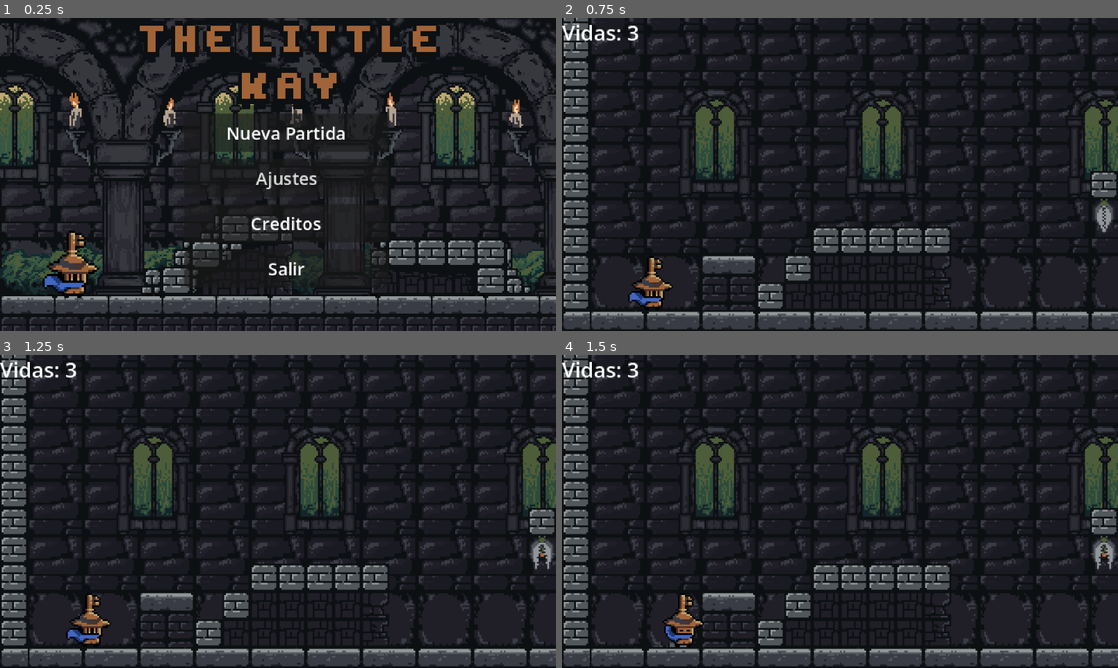
Above: before the commit, frames 1-4 (two rows, left to right).
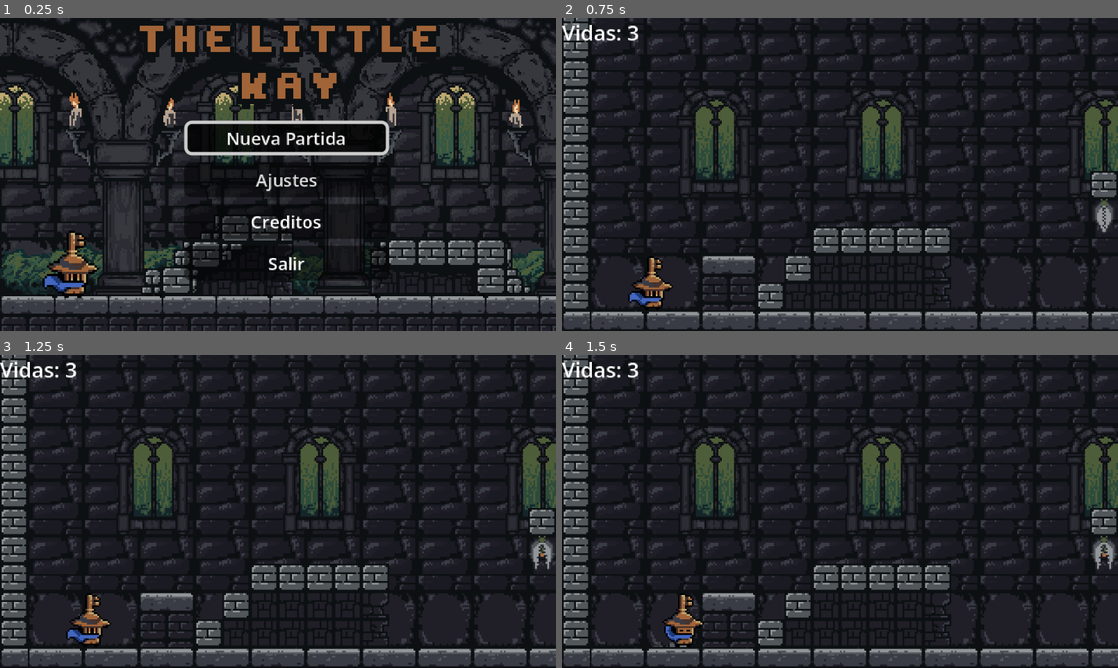
Above: after the commit, the same moments.

Repository: SlymyCode/The-Little-Kay
Game: Godot game, scene res://menus/main menu/menu_principal.tscn
The game is run twice, just before and just after one commit, with the same random seed, the same clock (stepped at 60 frames per second) and the same inputs. This scene is started directly instead of the project's main scene. Sound files missing from this copy of the repository are replaced by a short silence.
Inputs:
- Up to frame 1 (0.25 s): no input
- Up to frame 2 (0.75 s): click "Nueva Partida" at 0.5 s
- Up to frame 3 (1.25 s): no input
- Up to frame 4 (1.5 s): hold D (MoveRight) from 1.28 s (still down); hold R (RepairAction) from 1.28 s (still down)

The runs differ from the first frame. In frame 1, 3.7% of the frame differs, in the area x 33-71%, y 30-86%; in frame 2, nothing differs; in frame 3, nothing differs; in frame 4, nothing differs.

Commit message:
Mejoras
1. Se añade música
2. Se añade menú de pausa.
3. Compatibilidad TOTAL con mando (xbox)

Diff:
--- /dev/null
+++ b/equipo-1-correcciones/menus/botones duplicados/back.gd
@@ -0,0 +1,11 @@
+extends Control
+
+@export var Back: Button
+
+# Called when the node enters the scene tree for the first time.
+func _ready() -> void:
+	Back.grab_focus()
+	Back.pressed.connect(_backear)
+
+func _backear():
+	get_tree().change_scene_to_file("res://menus/main menu/menu_principal.tscn")
--- /dev/null
+++ b/equipo-1-correcciones/menus/botones duplicados/back.tscn
@@ -0,0 +1,24 @@
+[gd_scene format=3 uid="uid://4fl50wxukej2"]
+
+[ext_resource type="Script" uid="uid://diwddgkexcd3u" path="res://menus/botones duplicados/back.gd" id="1_ewt2f"]
+[ext_resource type="StyleBox" uid="uid://cwsggh8m0kbh" path="res://menus/styles/style botones pausa.tres" id="2_bdwxn"]
+[ext_resource type="StyleBox" uid="uid://pkem7tdvl4ae" path="res://menus/styles/style bordes.tres" id="3_28u3d"]
+
+[node name="Back" type="Control" unique_id=1134103880 node_paths=PackedStringArray("Back")]
+layout_mode = 3
+anchors_preset = 0
+script = ExtResource("1_ewt2f")
+Back = NodePath("ButtonBack")
+
+[node name="ButtonBack" type="Button" parent="." unique_id=1079557861]
+layout_mode = 0
+offset_left = 125.0
+offset_top = 158.0
+offset_right = 195.0
+offset_bottom = 180.0
+focus_behavior_recursive = 2
+theme_override_font_sizes/font_size = 10
+theme_override_styles/normal = ExtResource("2_bdwxn")
+theme_override_styles/hover = ExtResource("3_28u3d")
+theme_override_styles/focus = ExtResource("3_28u3d")
+text = "Volver"
--- /dev/null
+++ b/equipo-1-correcciones/menus/botones duplicados/menu_pausa.gd
@@ -0,0 +1,60 @@
+extends Control
+
+@export_category("Buttons")
+@export var BotonPausar: Button
+@export var BotonContinuar: Button
+@export var BotonVolver: Button
+@export var BotonAjustes: Button
+@export var VolverPausa: Button
+
+@export_category("Paneles")
+@export var FondoPausa: ColorRect
+@export var MenuPausa : Panel
+@export var Ajustes: Panel
+
+
+# Called when the node enters the scene tree for the first time.
+func _ready() -> void:
+	$"Menu/Menu Music".stop()
+
+	BotonPausar.pressed.connect(pausar)
+	BotonContinuar.pressed.connect(continuar)
+	BotonVolver.pressed.connect(volver)
+	BotonAjustes.pressed.connect(ajustes)
+	VolverPausa.pressed.connect(salir_de_ajustes)
+
+func _physics_process(delta: float) -> void:
+	if Input.is_action_pressed("Pausar"):
+		pausar()
+
+
+func pausar()->void:
+	BotonPausar.hide()
+	MenuPausa.show()
+	BotonContinuar.grab_focus()
+	FondoPausa.show()
+	get_tree().paused = true
+	$"Menu/Menu Music".play()
+
+func continuar()->void:
+	get_tree().paused = false
+	MenuPausa.hide()
+	FondoPausa.hide()
+	BotonPausar.show()
+	$"Menu/Menu Music".stop()
+
+func ajustes()->void:
+	get_tree().paused = true
+	MenuPausa.hide()
+	Ajustes.show()
+	VolverPausa.grab_focus()
+
+
+func salir_de_ajustes()->void:
+	MenuPausa.show()
+	Ajustes.hide()
+	BotonContinuar.grab_focus()
+
+func volver()->void:
+	get_tree().paused = false
+	get_tree().change_scene_to_file("res://menus/main menu/menu_principal.tscn")
--- /dev/null
+++ b/equipo-1-correcciones/menus/botones duplicados/menu_pausa.tscn
@@ -0,0 +1,157 @@
+[gd_scene format=3 uid="uid://cplnfqplf04da"]
+
+[ext_resource type="Script" uid="uid://b035dli43j4np" path="res://menus/botones duplicados/menu_pausa.gd" id="1_0efpp"]
+[ext_resource type="Texture2D" uid="uid://bv6veoahr1aav" path="res://menus/images/BotonPausa.png" id="1_jd2x8"]
+[ext_resource type="StyleBox" uid="uid://cwsggh8m0kbh" path="res://menus/styles/style botones pausa.tres" id="3_p0hfp"]
+[ext_resource type="StyleBox" uid="uid://dok7u1vf56leq" path="res://menus/styles/style hover botones pausa.tres" id="4_m3yup"]
+[ext_resource type="PackedScene" uid="uid://b5cwl2ddmy6vy" path="res://menus/music/musica.tscn" id="4_xmaxb"]
+
+[sub_resource type="StyleBoxFlat" id="StyleBoxFlat_1qitr"]
+content_margin_left = 4.0
+bg_color = Color(0.9843137, 1, 1, 1)
+corner_radius_top_left = 5
+corner_radius_top_right = 5
+corner_radius_bottom_right = 5
+corner_radius_bottom_left = 5
+
+[sub_resource type="StyleBoxFlat" id="StyleBoxFlat_iaxd0"]
+content_margin_left = 4.0
+bg_color = Color(0.57254905, 0.5882353, 0.6, 1)
+corner_radius_top_left = 5
+corner_radius_top_right = 5
+corner_radius_bottom_right = 5
+corner_radius_bottom_left = 5
+
+[sub_resource type="StyleBoxFlat" id="StyleBoxFlat_w12uw"]
+bg_color = Color(0.22352941, 0.23137255, 0.27058825, 1)
+corner_radius_top_left = 3
+corner_radius_top_right = 3
+corner_radius_bottom_right = 3
+corner_radius_bottom_left = 3
+
+[sub_resource type="StyleBoxFlat" id="StyleBoxFlat_x1yim"]
+bg_color = Color(0.22352941, 0.23137255, 0.27058825, 1)
+corner_radius_top_left = 2
+corner_radius_top_right = 2
+corner_radius_bottom_right = 2
+corner_radius_bottom_left = 2
+
+[node name="Menu Pausa" type="Control" unique_id=1238612063 node_paths=PackedStringArray("BotonPausar", "BotonContinuar", "BotonVolver", "BotonAjustes", "VolverPausa", "FondoPausa", "MenuPausa", "Ajustes", "menu")]
+layout_mode = 3
+anchors_preset = 0
+script = ExtResource("1_0efpp")
+BotonPausar = NodePath("Pausar")
+BotonContinuar = NodePath("Menu/VBoxContainer/Continuar")
+BotonVolver = NodePath("Menu/VBoxContainer/Menu Principal")
+BotonAjustes = NodePath("Menu/VBoxContainer/Ajustes")
+VolverPausa = NodePath("Ajustes/Atras")
+FondoPausa = NodePath("Fondo Pausa")
+MenuPausa = NodePath("Menu")
+Ajustes = NodePath("Ajustes")
+menu = NodePath("Menu")
+
+[node name="Pausar" type="Button" parent="." unique_id=1816471235]
+layout_mode = 0
+offset_left = 301.0
+offset_right = 320.0
+offset_bottom = 19.0
+theme_override_styles/normal = SubResource("StyleBoxFlat_1qitr")
+theme_override_styles/hover = SubResource("StyleBoxFlat_iaxd0")
+action_mode = 0
+icon = ExtResource("1_jd2x8")
+
+[node name="Fondo Pausa" type="ColorRect" parent="." unique_id=259589737]
+visible = false
+layout_mode = 0
+offset_left = -4.0
+offset_top = -3.0
+offset_right = 326.0
+offset_bottom = 185.0
+color = Color(0, 0, 0, 0.5411765)
+
+[node name="Menu" type="Panel" parent="." unique_id=166455209]
+process_mode = 3
+visible = false
+layout_mode = 0
+offset_left = 80.0
+offset_top = 45.0
+offset_right = 240.0
+offset_bottom = 135.0
+theme_override_styles/panel = SubResource("StyleBoxFlat_w12uw")
+
+[node name="VBoxContainer" type="VBoxContainer" parent="Menu" unique_id=2106056423]
+layout_mode = 0
+offset_left = 40.0
+offset_top = 22.5
+offset_right = 120.0
+offset_bottom = 67.5
+
+[node name="Continuar" type="Button" parent="Menu/VBoxContainer" unique_id=1941362765]
+layout_mode = 2
+focus_neighbor_bottom = NodePath("../Ajustes")
+theme_override_colors/font_color = Color(1, 1, 1, 1)
+theme_override_font_sizes/font_size = 10
+theme_override_styles/normal = ExtResource("3_p0hfp")
+theme_override_styles/hover = ExtResource("4_m3yup")
+theme_override_styles/focus = ExtResource("4_m3yup")
+text = "Continuar
+"
+
+[node name="Ajustes" type="Button" parent="Menu/VBoxContainer" unique_id=439898659]
+layout_mode = 2
+focus_neighbor_top = NodePath("../Continuar")
+focus_neighbor_bottom = NodePath("../Menu Principal")
+theme_override_colors/font_color = Color(1, 1, 1, 1)
+theme_override_font_sizes/font_size = 10
+theme_override_styles/normal = ExtResource("3_p0hfp")
+theme_override_styles/hover = ExtResource("4_m3yup")
+theme_override_styles/focus = ExtResource("4_m3yup")
+text = "Ajustes
+
+"
+
+[node name="Menu Principal" type="Button" parent="Menu/VBoxContainer" unique_id=1142951571]
+layout_mode = 2
+focus_neighbor_top = NodePath("../Ajustes")
+theme_override_colors/font_color = Color(1, 1, 1, 1)
+theme_override_font_sizes/font_size = 10
+theme_override_styles/normal = ExtResource("3_p0hfp")
+theme_override_styles/hover = ExtResource("4_m3yup")
+theme_override_styles/focus = ExtResource("4_m3yup")
+text = "Menú Principal
+"
+
+[node name="Menu Music" parent="Menu" unique_id=533580468 instance=ExtResource("4_xmaxb")]
+
+[node name="Label" type="Label" parent="Menu" unique_id=579192375]
+layout_mode = 0
+offset_left = 45.0
+offset_right = 116.0
+offset_bottom = 23.0
+theme_override_font_sizes/font_size = 10
+text = "Juego Pausado"
+horizontal_alignment = 1
+vertical_alignment = 1
+
+[node name="Ajustes" type="Panel" parent="." unique_id=1005650314]
+process_mode = 3
+visible = false
+layout_mode = 0
+offset_left = 60.0
+offset_top = 30.0
+offset_right = 260.0
+offset_bottom = 150.0
+theme_override_styles/panel = SubResource("StyleBoxFlat_w12uw")
+
+[node name="Atras" type="Button" parent="Ajustes" unique_id=839333531]
+layout_mode = 0
+offset_left = 80.0
+offset_top = 106.0
+offset_right = 123.0
+offset_bottom = 120.0
+theme_override_colors/font_color = Color(1, 1, 1, 1)
+theme_override_font_sizes/font_size = 10
+theme_override_styles/normal = SubResource("StyleBoxFlat_x1yim")
+theme_override_styles/hover = ExtResource("4_m3yup")
+theme_override_styles/focus = ExtResource("4_m3yup")
+text = "Volver"
--- a/equipo-1-correcciones/menus/credits/credits.tscn
+++ b/equipo-1-correcciones/menus/credits/credits.tscn
@@ -1,6 +1,8 @@
 [gd_scene format=3 uid="uid://b5tafllpr7kjo"]
 
 [ext_resource type="Texture2D" uid="uid://2x1ipjkvkuco" path="res://menus/images/FondoMenuSinPlataformas.png" id="1_v1kn4"]
+[ext_resource type="PackedScene" uid="uid://4fl50wxukej2" path="res://menus/botones duplicados/back.tscn" id="2_32j7k"]
+[ext_resource type="PackedScene" uid="uid://b5cwl2ddmy6vy" path="res://menus/music/musica.tscn" id="3_v68ex"]
 
 [node name="Credits" type="Control" unique_id=1826613662]
 layout_mode = 3
@@ -14,7 +16,7 @@
 
 [node name="Color" type="ColorRect" parent="." unique_id=1628736543]
 layout_mode = 0
-offset_right = 322.0
+offset_right = 320.0
 offset_bottom = 183.0
 color = Color(0.047058824, 0.0627451, 0.07058824, 1)
 
@@ -27,7 +29,7 @@
 
 [node name="Creditos" type="Label" parent="." unique_id=201727578]
 layout_mode = 0
-offset_right = 319.0
+offset_right = 320.0
 offset_bottom = 34.0
 theme_override_font_sizes/font_size = 19
 text = "Créditos"
@@ -133,3 +135,9 @@
 layout_mode = 2
 theme_override_font_sizes/font_size = 10
 text = "-"
+
+[node name="ButtonBack" parent="." unique_id=1134103880 instance=ExtResource("2_32j7k")]
+layout_mode = 0
+focus_mode = 2
+
+[node name="Menu Music" parent="." unique_id=533580468 instance=ExtResource("3_v68ex")]
--- a/equipo-1-correcciones/menus/main menu/menu_principal.gd
+++ b/equipo-1-correcciones/menus/main menu/menu_principal.gd
@@ -1,31 +1,29 @@
-class_name MenuPrincipal
 extends Node
 
 @export var NewGame: Button
 @export var Quit: Button
 @export var Settings: Button
 @export var Credits: Button
-@export var menu_titulo: MenuPrincipal
 
 func _ready() -> void:
-	NewGame.pressed.connect(_al_presionar_nueva_partida)
-	Quit.pressed.connect(_al_presionar_salir)
-	Settings.pressed.connect(_al_presionar_ajustes)
-	Credits.pressed.connect(_al_presionar_creditos)
+	NewGame.grab_focus()
+	NewGame.pressed.connect(new_game)
+	Quit.pressed.connect(quit)
+	Settings.pressed.connect(settings)
+	Credits.pressed.connect(credits)
 
 # Nueva partida
-func _al_presionar_nueva_partida():
-	menu_titulo.hide()
+func new_game():
 	get_tree().change_scene_to_file("res://main.tscn")
 
 # Salir
-func _al_presionar_salir():
+func quit():
 	get_tree().quit()
 
 # Opciones
-func _al_presionar_ajustes():
+func settings():
 	get_tree().change_scene_to_file("res://menus/settings/settings.tscn")
 
 # Creditos
-func _al_presionar_creditos():
+func credits():
 	get_tree().change_scene_to_file("res://menus/credits/credits.tscn")
--- a/equipo-1-correcciones/menus/main menu/menu_principal.tscn
+++ b/equipo-1-correcciones/menus/main menu/menu_principal.tscn
@@ -4,8 +4,11 @@
 [ext_resource type="Texture2D" uid="uid://c5kt4f3ke2ma8" path="res://menus/images/FondoMainMenu.png" id="2_hhyr6"]
 [ext_resource type="Texture2D" uid="uid://cxs7c1e2i26o1" path="res://menus/images/titulo1.png" id="3_h8llx"]
 [ext_resource type="Texture2D" uid="uid://c353k7h71rwe4" path="res://menus/images/Kay.png" id="4_f0a4c"]
+[ext_resource type="StyleBox" uid="uid://bra4jqheqq4xp" path="res://menus/styles/style botones.tres" id="5_hhyr6"]
+[ext_resource type="StyleBox" uid="uid://pkem7tdvl4ae" path="res://menus/styles/style bordes.tres" id="6_h8llx"]
+[ext_resource type="PackedScene" uid="uid://b5cwl2ddmy6vy" path="res://menus/music/musica.tscn" id="7_f0a4c"]
 
-[node name="MenuTitulo" type="Control" unique_id=1634701214 node_paths=PackedStringArray("NewGame", "Quit", "Settings", "Credits", "menu_titulo")]
+[node name="MenuTitulo" type="Control" unique_id=1634701214 node_paths=PackedStringArray("NewGame", "Quit", "Settings", "Credits")]
 layout_mode = 3
 anchors_preset = 15
 anchor_right = 1.0
@@ -17,7 +20,6 @@
 Quit = NodePath("VBoxContainer/ButtonQuit")
 Settings = NodePath("VBoxContainer/ButtonSettings")
 Credits = NodePath("VBoxContainer/ButtonCredits")
-menu_titulo = NodePath(".")
 
 [node name="Fondo" type="TextureRect" parent="." unique_id=742972954]
 layout_mode = 0
@@ -50,24 +52,48 @@
 alignment = 1
 
 [node name="ButtonNewGame" type="Button" parent="VBoxContainer" unique_id=1907437805]
+custom_minimum_size = Vector2(0, 20)
 layout_mode = 2
+focus_neighbor_bottom = NodePath("../ButtonSettings")
 theme_override_colors/font_color = Color(1, 1, 1, 1)
 theme_override_font_sizes/font_size = 10
+theme_override_styles/normal = ExtResource("5_hhyr6")
+theme_override_styles/hover = ExtResource("6_h8llx")
+theme_override_styles/focus = ExtResource("6_h8llx")
 text = "Nueva Partida"
 
 [node name="ButtonSettings" type="Button" parent="VBoxContainer" unique_id=259795337]
+custom_minimum_size = Vector2(0, 20)
 layout_mode = 2
+focus_neighbor_top = NodePath("../ButtonNewGame")
+focus_neighbor_bottom = NodePath("../ButtonCredits")
 theme_override_font_sizes/font_size = 10
+theme_override_styles/normal = ExtResource("5_hhyr6")
+theme_override_styles/hover = ExtResource("6_h8llx")
+theme_override_styles/focus = ExtResource("6_h8llx")
 text = "Ajustes"
 
 [node name="ButtonCredits" type="Button" parent="VBoxContainer" unique_id=178670955]
+custom_minimum_size = Vector2(0, 20)
 layout_mode = 2
+focus_neighbor_top = NodePath("../ButtonSettings")
+focus_neighbor_bottom = NodePath("../ButtonQuit")
 theme_override_colors/font_color = Color(1, 1, 1, 1)
 theme_override_font_sizes/font_size = 10
+theme_override_styles/normal = ExtResource("5_hhyr6")
+theme_override_styles/hover = ExtResource("6_h8llx")
+theme_override_styles/focus = ExtResource("6_h8llx")
 text = "Creditos"
 
 [node name="ButtonQuit" type="Button" parent="VBoxContainer" unique_id=1070784063]
+custom_minimum_size = Vector2(0, 20)
 layout_mode = 2
+focus_neighbor_top = NodePath("../ButtonCredits")
 theme_override_colors/font_color = Color(1, 1, 1, 1)
 theme_override_font_sizes/font_size = 10
+theme_override_styles/normal = ExtResource("5_hhyr6")
+theme_override_styles/hover = ExtResource("6_h8llx")
+theme_override_styles/focus = ExtResource("6_h8llx")
 text = "Salir"
+
+[node name="Menu Music" parent="." unique_id=533580468 instance=ExtResource("7_f0a4c")]
--- /dev/null
+++ b/equipo-1-correcciones/menus/music/musica.tscn
@@ -0,0 +1,9 @@
+[gd_scene format=3 uid="uid://b5cwl2ddmy6vy"]
+
+[ext_resource type="AudioStream" uid="uid://doewmb5j45fn" path="res://menus/music/Song2(piano focused).mp3" id="1_rrs3c"]
+
+[node name="Menu Music" type="AudioStreamPlayer" unique_id=533580468]
+stream = ExtResource("1_rrs3c")
+volume_db = -10.0
+autoplay = true
+parameters/looping = true
--- a/equipo-1-correcciones/menus/settings/settings.tscn
+++ b/equipo-1-correcciones/menus/settings/settings.tscn
@@ -1,6 +1,31 @@
 [gd_scene format=3 uid="uid://b82qe04lpdkyd"]
 
-[ext_resource type="Script" uid="uid://cuc8gyuwgpqt3" path="res://menus/settings/settings.gd" id="1_2e4a5"]
+[ext_resource type="PackedScene" uid="uid://4fl50wxukej2" path="res://menus/botones duplicados/back.tscn" id="1_2e4a5"]
+[ext_resource type="PackedScene" uid="uid://b5cwl2ddmy6vy" path="res://menus/music/musica.tscn" id="2_n0cus"]
 
-[node name="Settings" type="Node2D" unique_id=2128957157]
-script = ExtResource("1_2e4a5")
+[node name="Settings" type="Control" unique_id=2145677217]
+layout_mode = 3
+anchors_preset = 0
+
+[node name="Color" type="ColorRect" parent="." unique_id=1766198915]
+layout_mode = 0
+offset_right = 320.0
+offset_bottom = 183.0
+color = Color(0.047058824, 0.0627451, 0.07058824, 1)
+
+[node name="VBoxContainer" type="VBoxContainer" parent="." unique_id=225525736]
+layout_mode = 0
+offset_right = 320.0
+offset_bottom = 40.0
+
+[node name="Label" type="Label" parent="VBoxContainer" unique_id=2001203965]
+layout_mode = 2
+text = "AJUSTES"
+horizontal_alignment = 1
+vertical_alignment = 1
+
+[node name="ButtonBack" parent="." unique_id=1134103880 instance=ExtResource("1_2e4a5")]
+layout_mode = 0
+focus_mode = 2
+
+[node name="Menu Music" parent="." unique_id=533580468 instance=ExtResource("2_n0cus")]
--- /dev/null
+++ b/equipo-1-correcciones/menus/styles/style bordes.tres
@@ -0,0 +1,12 @@
+[gd_resource type="StyleBoxFlat" format=3 uid="uid://pkem7tdvl4ae"]
+
+[resource]
+bg_color = Color(0, 0, 0, 0.5137255)
+border_width_left = 2
+border_width_top = 2
+border_width_right = 2
+border_width_bottom = 2
+corner_radius_top_left = 4
+corner_radius_top_right = 4
+corner_radius_bottom_right = 4
+corner_radius_bottom_left = 4
--- /dev/null
+++ b/equipo-1-correcciones/menus/styles/style botones pausa.tres
@@ -0,0 +1,8 @@
+[gd_resource type="StyleBoxFlat" format=3 uid="uid://cwsggh8m0kbh"]
+
+[resource]
+bg_color = Color(0, 0, 0, 1)
+corner_radius_top_left = 4
+corner_radius_top_right = 4
+corner_radius_bottom_right = 4
+corner_radius_bottom_left = 4
--- /dev/null
+++ b/equipo-1-correcciones/menus/styles/style botones.tres
@@ -0,0 +1,8 @@
+[gd_resource type="StyleBoxFlat" format=3 uid="uid://bra4jqheqq4xp"]
+
+[resource]
+bg_color = Color(0, 0, 0, 0.5137255)
+corner_radius_top_left = 4
+corner_radius_top_right = 4
+corner_radius_bottom_right = 4
+corner_radius_bottom_left = 4
--- /dev/null
+++ b/equipo-1-correcciones/menus/styles/style hover botones pausa.tres
@@ -0,0 +1,12 @@
+[gd_resource type="StyleBoxFlat" format=3 uid="uid://dok7u1vf56leq"]
+
+[resource]
+bg_color = Color(0, 0, 0, 0.5137255)
+border_width_left = 1
+border_width_top = 1
+border_width_right = 1
+border_width_bottom = 1
+corner_radius_top_left = 4
+corner_radius_top_right = 4
+corner_radius_bottom_right = 4
+corner_radius_bottom_left = 4
Not shown, added: equipo-1-correcciones/menus/botones duplicados/back.gd.uid
Not shown, added: equipo-1-correcciones/menus/botones duplicados/menu_pausa.gd.uid
Binary file added: equipo-1-correcciones/menus/images/BotonPausa.png
Not shown, added: equipo-1-correcciones/menus/images/BotonPausa.png.import
Not shown, added: equipo-1-correcciones/menus/music/Song2(piano focused).mp3.import
Not shown, added: equipo-1-correcciones/menus/music/Song2(piano focused).mp3
